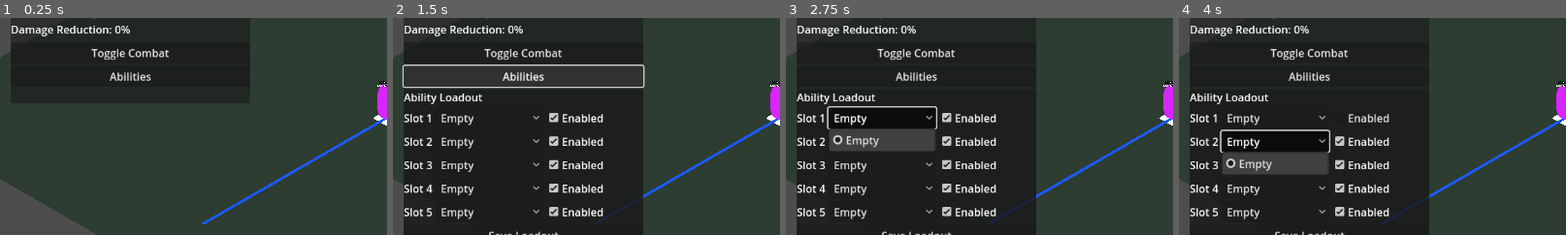
Above: before the commit, frames 1-4 (left to right).
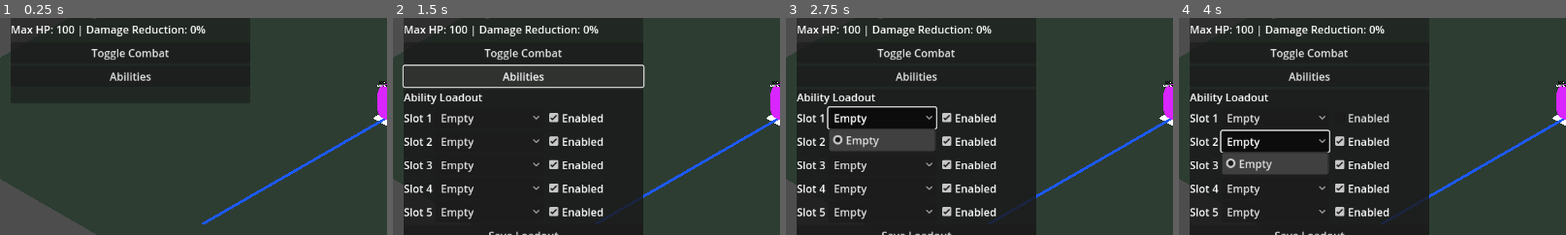
Above: after the commit, the same moments.

Repository: ademastrie/rpg_prototype
Game: Godot game, scene res://scenes/client/client_game.tscn
The game is run twice, just before and just after one commit, with the same random seed, the same clock (stepped at 60 frames per second) and the same inputs. This scene is started directly instead of the project's main scene.
Inputs:
- Up to frame 1 (0.25 s): no input
- Up to frame 2 (1.5 s): click "Toggle Combat" at 0.5 s; click "Abilities" at 1.25 s
- Up to frame 3 (2.75 s): click "Empty" at 2 s
- Up to frame 4 (4 s): click "Enabled" at 2.75 s; click "Empty" at 3.5 s
The pictures show only the part of the screen within x 0-50%, y 27-77%; the shares and areas given below are measured in that part.

The runs differ from the first frame. In frame 1, 1.2% of the frame differs, in the area x 3-54%, y 3-9%; in frame 2, 1.2%; in frame 3, 1.2%; in frame 4, 1.2%.

Commit message:
Add max HP stat modifier from loadout

Diff:
--- a/godot/scripts/client/game_hud.gd
+++ b/godot/scripts/client/game_hud.gd
@@ -73,7 +73,8 @@
 		return
 
 	var damage_reduction: float = float(combat_stats.get("damage_reduction", 0.0))
-	_combat_stats_label.text = "Damage Reduction: %s%%" % int(round(damage_reduction * 100.0))
+	var max_hp: int = int(combat_stats.get("max_hp", 100))
+	_combat_stats_label.text = "Max HP: %s | Damage Reduction: %s%%" % [max_hp, int(round(damage_reduction * 100.0))]
 
 
 func update_loadout(loadout_entries: Array) -> void:
--- a/godot/scripts/shared/world_spawner.gd
+++ b/godot/scripts/shared/world_spawner.gd
@@ -220,8 +220,9 @@
 	_unlocked_abilities_by_peer[peer_id] = unlocked_abilities.duplicate()
 	_ability_enabled_by_peer[peer_id] = _ability_enabled_state_for_loadout(effective_loadout, ability_enabled)
 	_last_ability_time_by_peer[peer_id] = {}
-	_recalculate_player_combat_stats(peer_id)
-	rpc("apply_player_health_update", peer_id, player_max_hp, player_max_hp)
+	_recalculate_player_combat_stats(peer_id, true)
+	var max_hp: int = int(_player_max_hp_by_peer.get(peer_id, player_max_hp))
+	rpc("apply_player_health_update", peer_id, max_hp, max_hp)
 	rpc("apply_player_down_state", peer_id, false)
 	rpc_id(peer_id, "apply_ability_catalog_update", peer_id, _unlocked_abilities_by_peer[peer_id] as Array)
 	rpc("apply_combat_mode_update", peer_id, false, _loadout_entries(peer_id))
@@ -329,23 +330,45 @@
 
 func _default_player_combat_stats() -> Dictionary:
 	return {
+		"max_hp": player_max_hp,
 		"damage_reduction": 0.0,
 	}
 
 
-func _recalculate_player_combat_stats(peer_id: int) -> void:
+func _recalculate_player_combat_stats(peer_id: int, restore_current_hp_to_max: bool = false) -> void:
 	if not multiplayer.is_server() or not players.has(peer_id):
 		return
 
 	var combat_stats: Dictionary = _default_player_combat_stats()
 	var loadout: Array = _loadout_by_peer.get(peer_id, []) as Array
-	# Temporary prototype modifier: Slash grants damage reduction while slotted.
+	# Temporary prototype modifiers: Slash grants damage reduction and max HP while slotted.
 	# Future modifiers should come from backend ability effects, gear, buffs/debuffs.
 	if loadout.has("Slash"):
 		combat_stats["damage_reduction"] = 0.20
+		combat_stats["max_hp"] = int(combat_stats["max_hp"]) + 25
 
 	_player_combat_stats_by_peer[peer_id] = combat_stats
+	_apply_computed_player_max_hp(peer_id, int(combat_stats.get("max_hp", player_max_hp)), restore_current_hp_to_max)
 	rpc_id(peer_id, "apply_player_combat_stats_update", peer_id, combat_stats)
+
+
+func _apply_computed_player_max_hp(peer_id: int, computed_max_hp: int, restore_current_hp_to_max: bool = false) -> void:
+	if not players.has(peer_id):
+		return
+
+	var new_max_hp: int = max(computed_max_hp, 1)
+	var old_max_hp: int = int(_player_max_hp_by_peer.get(peer_id, player_max_hp))
+	var current_hp: int = int(_player_current_hp_by_peer.get(peer_id, old_max_hp))
+	var old_current_hp: int = current_hp
+	if restore_current_hp_to_max:
+		current_hp = new_max_hp
+	else:
+		current_hp = min(current_hp, new_max_hp)
+
+	_player_max_hp_by_peer[peer_id] = new_max_hp
+	_player_current_hp_by_peer[peer_id] = current_hp
+	if new_max_hp != old_max_hp or current_hp != old_current_hp:
+		rpc("apply_player_health_update", peer_id, current_hp, new_max_hp)
 
 
 func _mark_player_down(peer_id: int) -> void:
@@ -376,13 +399,13 @@
 		return
 
 	var respawn_position: Vector3 = _player_respawn_positions.get(peer_id, Vector3.ZERO) as Vector3
+	_recalculate_player_combat_stats(peer_id, true)
 	var max_hp: int = int(_player_max_hp_by_peer.get(peer_id, player_max_hp))
 	players[peer_id] = respawn_position
 	_last_input_by_peer[peer_id] = Vector2.ZERO
 	_player_current_hp_by_peer[peer_id] = max_hp
 	_player_is_down_by_peer[peer_id] = false
 	_last_contact_damage_time_by_peer[peer_id] = float(Time.get_ticks_msec()) / 1000.0
-	_recalculate_player_combat_stats(peer_id)
 	rpc("spawn_player", peer_id, respawn_position, str(_character_names_by_peer.get(peer_id, "")))
 	rpc("apply_position_snapshot", peer_id, respawn_position, _aim_direction_by_peer.get(peer_id, Vector2(0.0, -1.0)) as Vector2)
 	rpc("apply_player_health_update", peer_id, max_hp, max_hp)
